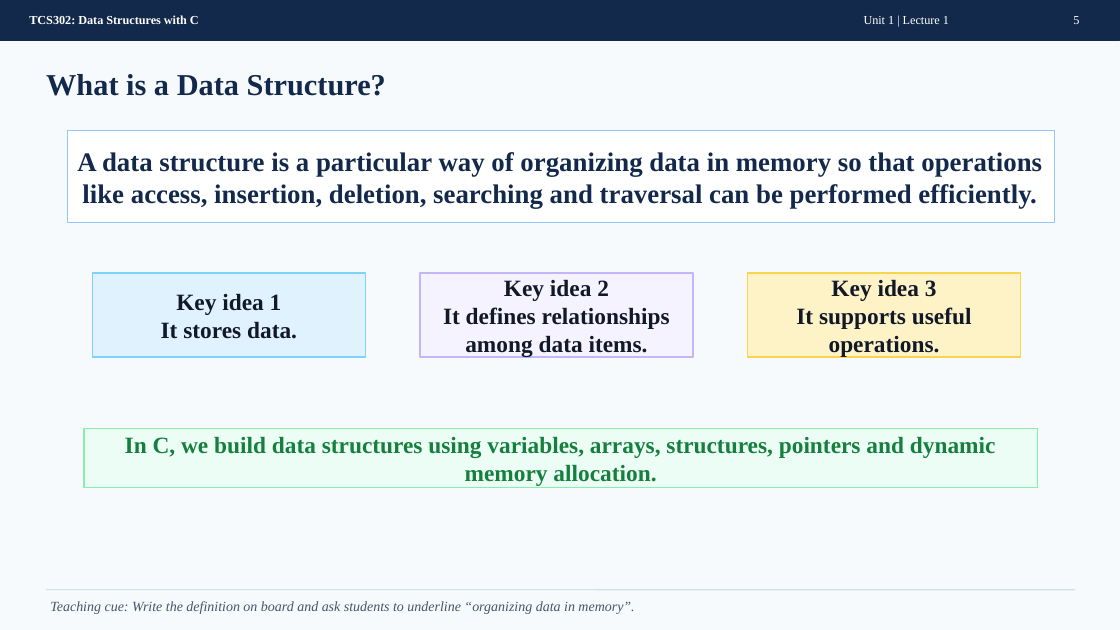
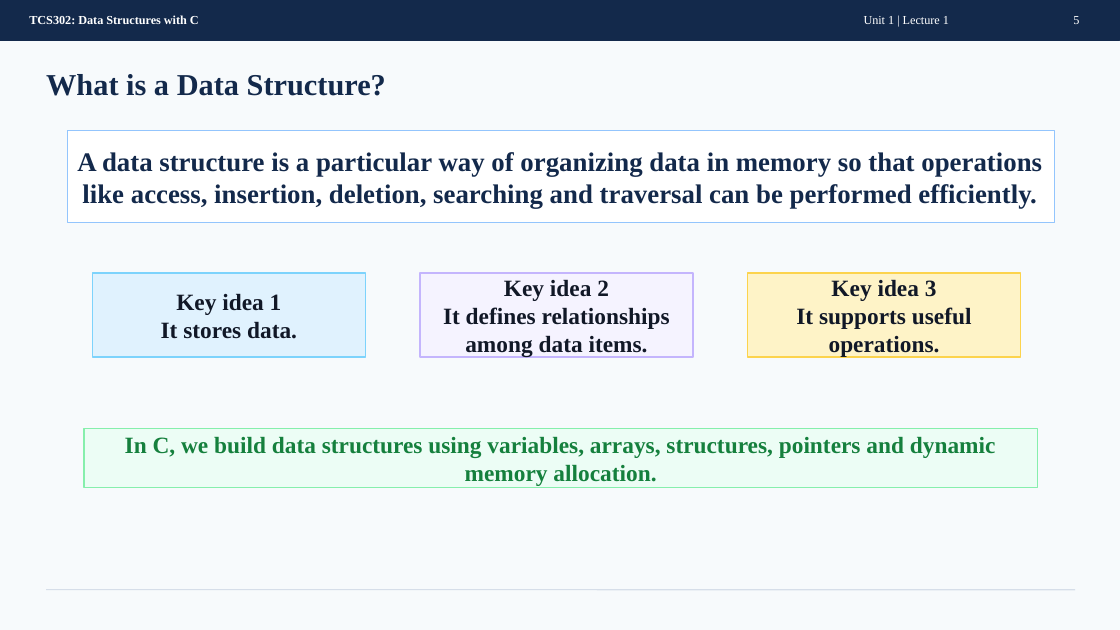
Before and after one commit to manojkaushik/manojkaushik.github.io, a slide deck: slide 5 of assets/TCS302/Unit-1/Lecture1_Introduction_to_Data_Structures.pptx. Drawn at 1120x630 pixels with LibreOffice and Linux fonts; fonts in the diff are those of the drawing. Boxes give left, top, right and bottom in pixels: in the first picture for what was removed or moved away, otherwise in the second. Text is boxed around its words. In the diff, an @@ line names an element or a change of style, - is before the commit and + after.

```diff
--- a/assets/TCS302/Unit-1/Lecture1_Introduction_to_Data_Structures.pptx
+++ b/assets/TCS302/Unit-1/Lecture1_Introduction_to_Data_Structures.pptx
@@ text removed at (50,601,634,614) @@
-Teaching cue: Write the definition on board and ask students to underline “organizing data in memory”.
```
Also in this commit, not shown: 12 other slides changed, 2 slides removed, 46 other files.
